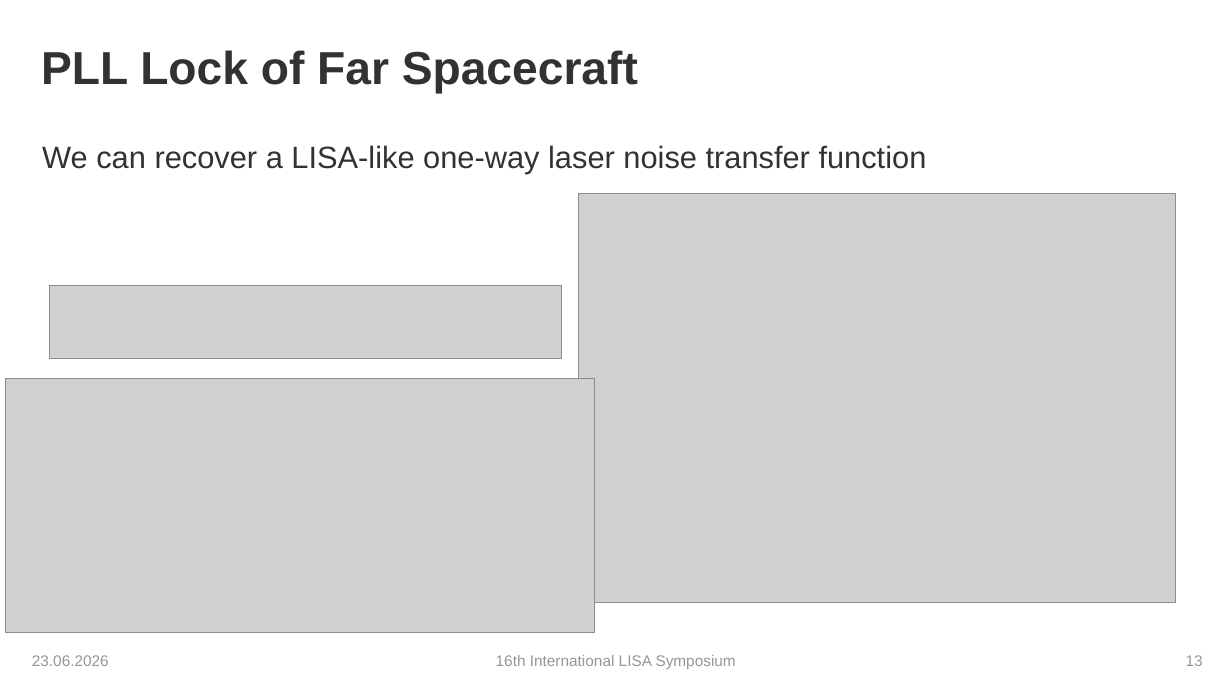
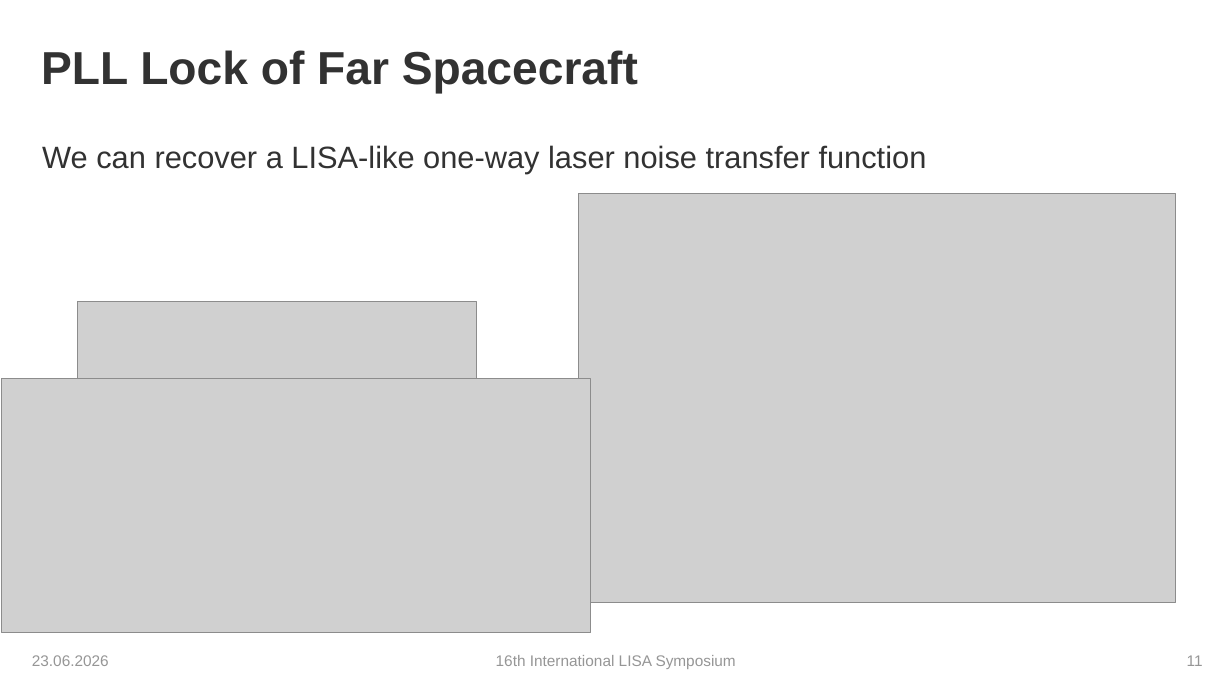
Before and after one commit to karinkruuse/Esitlused, a slide deck: slide 11 of Kruuse_Symposium_2026 - Copy.pptx (slide 13 before the commit). Drawn at 1232x693 pixels with LibreOffice and Linux fonts; fonts in the diff are those of the drawing; grey boxes stand for pictures; background and template pictures are left out. Boxes give left, top, right and bottom in pixels: in the first picture for what was removed or moved away, otherwise in the second. Text is boxed around its words. In the diff, an @@ line names an element or a change of style, - is before the commit and + after.

```diff
--- a/Kruuse_Symposium_2026 - Copy.pptx
+++ b/Kruuse_Symposium_2026 - Copy.pptx
@@ picture: place and size @@
-picture at bbox=[49, 286, 562, 360]
+picture at bbox=[78, 301, 477, 378]
@@ picture: place and size @@
-picture at bbox=[6, 378, 595, 632]
+picture at bbox=[2, 378, 592, 632]
@@ page number at bbox=[1187, 655, 1203, 666]: text changed @@
-13
+11
```
Also in this commit, not shown: 10 other slides changed, 2 slides removed.
